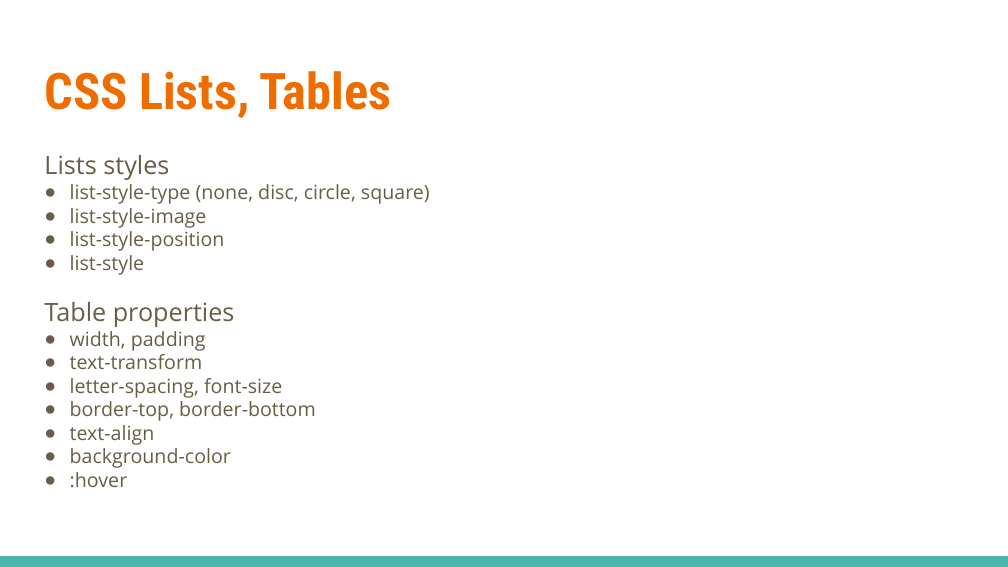
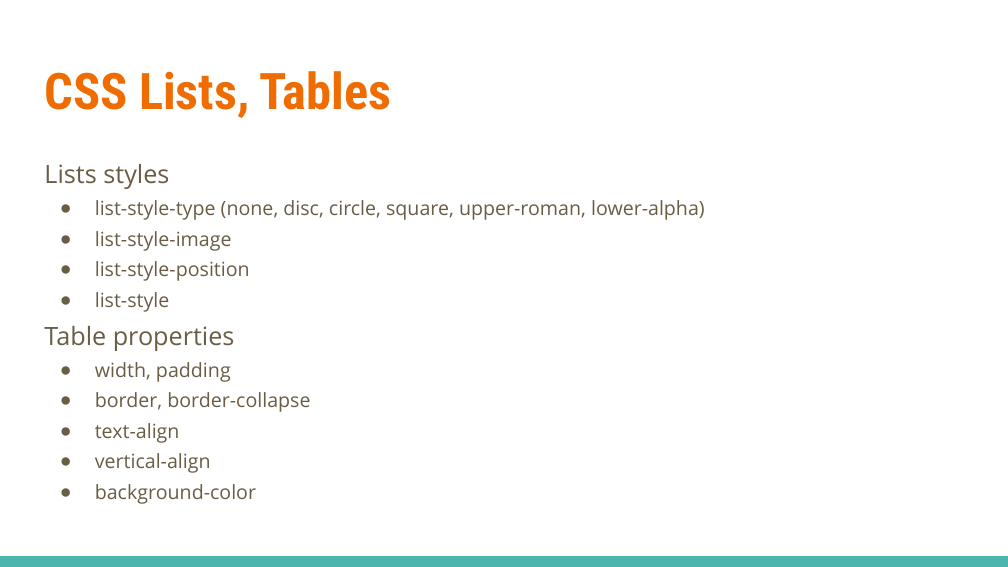
Before and after one commit to linkedin/high-school-trainee, a slide deck: slide 22 of Week_1/Lectures/1.3_HTML_and_CSS.pptx. Drawn at 1008x567 pixels with LibreOffice and Linux fonts; fonts in the diff are those of the drawing. Boxes give left, top, right and bottom in pixels: in the first picture for what was removed or moved away, otherwise in the second. Text is boxed around its words. In the diff, an @@ line names an element or a change of style, - is before the commit and + after.

```diff
--- a/Week_1/Lectures/1.3_HTML_and_CSS.pptx
+++ b/Week_1/Lectures/1.3_HTML_and_CSS.pptx
@@ text at (x1=44, y1=164, x2=256, y2=504): indent changed; line spacing 1 to 1.3; less space between paragraphs @@
@@ text at (x1=95, y1=200, x2=705, y2=220): text changed @@
-● list-style-type (none, disc, circle, square)
+● list-style-type (none, disc, circle, square, upper-roman, lower-alpha)
@@ text at (x1=95, y1=392, x2=310, y2=412): text changed @@
-● text-transform
-● letter-spacing, font-size
-● border-top, border-bottom
+● border, border-collapse
@@ text at (x1=70, y1=472, x2=128, y2=487): paragraph removed @@
-● :hover
@@ text at (x1=95, y1=453, x2=211, y2=473): paragraph added @@
+● vertical-align
```
Also in this commit, not shown: 20 other slides changed, 1 slide added, 1 slide removed.
